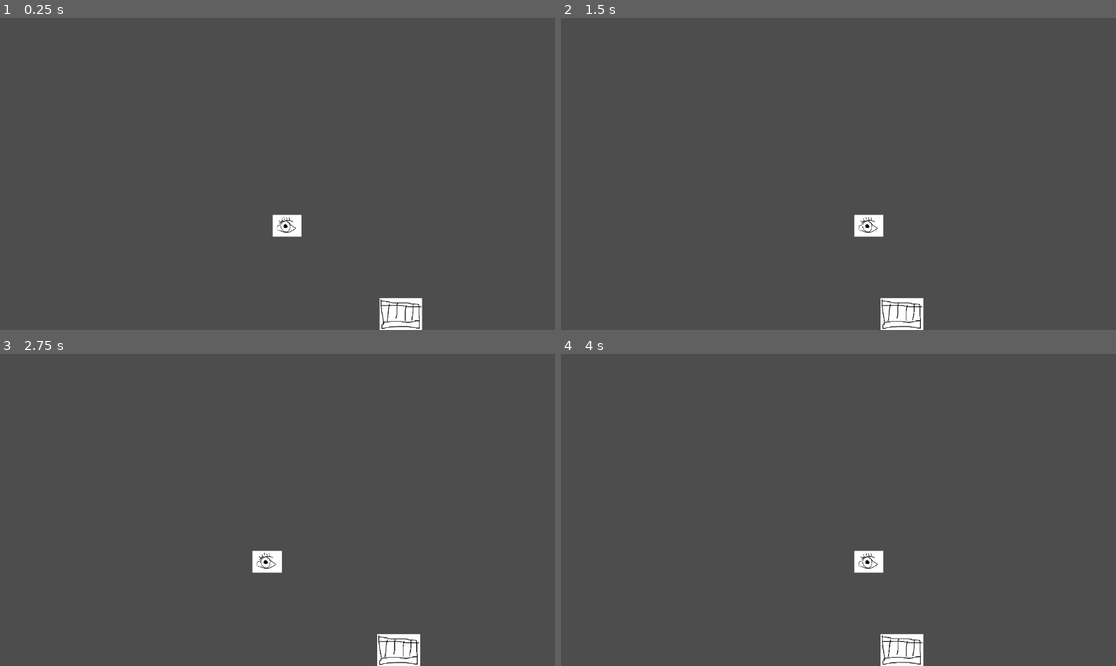
Above: before the commit, frames 1-4 (two rows, left to right).
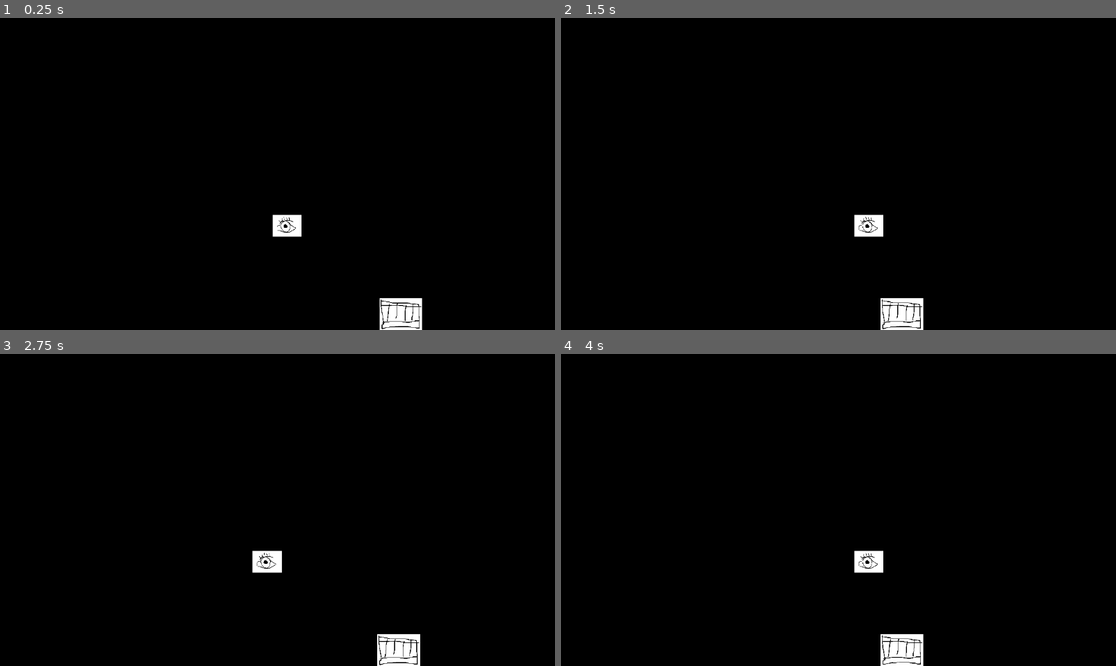
Above: after the commit, the same moments.

Repository: Vincentvibe3/McGameJam-2025
Game: Godot game, scene res://Scenes/corridor.tscn
Two runs of this game, one before a commit and one after it. Both use one fixed random seed, a clock stepped at 60 frames per second and the inputs below.
Inputs:
- Up to frame 1 (0.25 s): no input
- Up to frame 2 (1.5 s): tap Enter (ui_accept) at 0.5 s; hold Right (move_right) from 0.53 s (still down); tap E (interact) at 0.6 s; tap Space (jump) at 0.77 s; tap Shift (sprint) at 1.35 s
- Up to frame 3 (2.75 s): tap Space (jump) at 1.52 s; release Right (move_right) at 2.03 s; hold A (move_left) from 2.03 s (still down); tap E (interact) at 2.1 s
- Up to frame 4 (4 s): release A (move_left) at 2.78 s; hold Right (move_right) from 2.78 s (still down); tap Shift (sprint) at 2.85 s; tap Space (jump) at 3.02, 3.77 s; tap E (interact) at 3.6 s

The runs differ from the first frame. In frame 1, 99% of the frame differs, in the area x 0-100%, y 0-100%; in frame 2, 99%; in frame 3, 99%; in frame 4, 99%.

Commit message:
feat: change background color

Diff:
--- a/project.godot
+++ b/project.godot
@@ -13,6 +13,7 @@
 config/name="McgameJam-2025"
 run/main_scene="res://Scenes/corridor.tscn"
 config/features=PackedStringArray("4.3", "Forward Plus")
+boot_splash/bg_color=Color(0, 0, 0, 1)
 config/icon="res://icon.svg"
 
 [dotnet]
@@ -63,3 +64,9 @@
 "events": [Object(InputEventKey,"resource_local_to_scene":false,"resource_name":"","device":-1,"window_id":0,"alt_press …(192 unchanged characters)…
 ]
 }
+
+[rendering]
+
+textures/canvas_textures/default_texture_filter=0
+environment/defaults/default_clear_color=Color(0, 0, 0, 1)
+anti_aliasing/quality/msaa_2d=3
